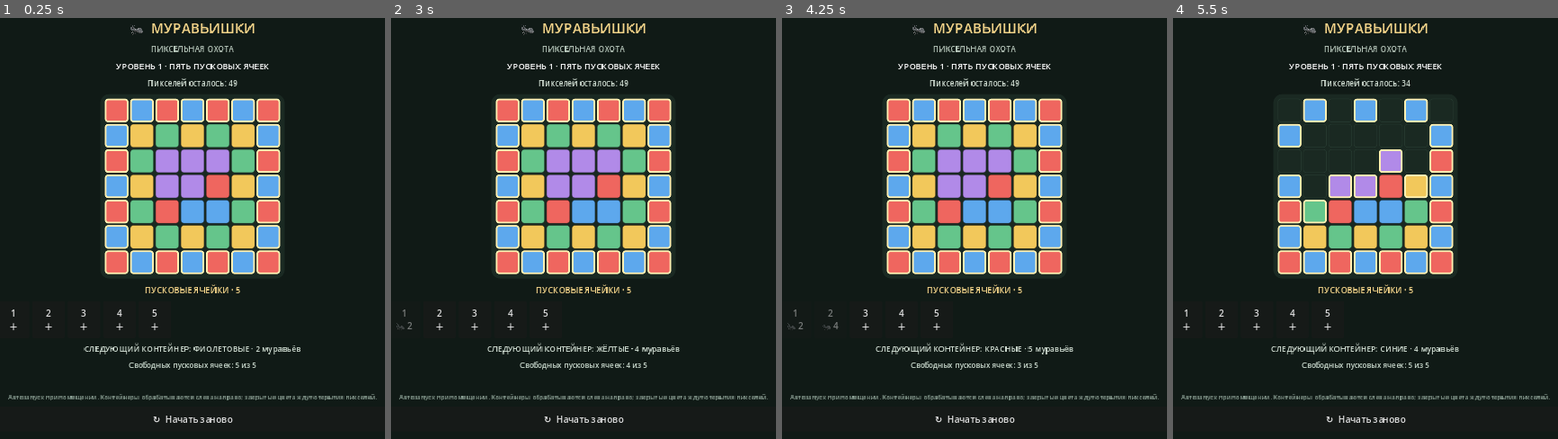
Above: before the commit, frames 1-4 (left to right).
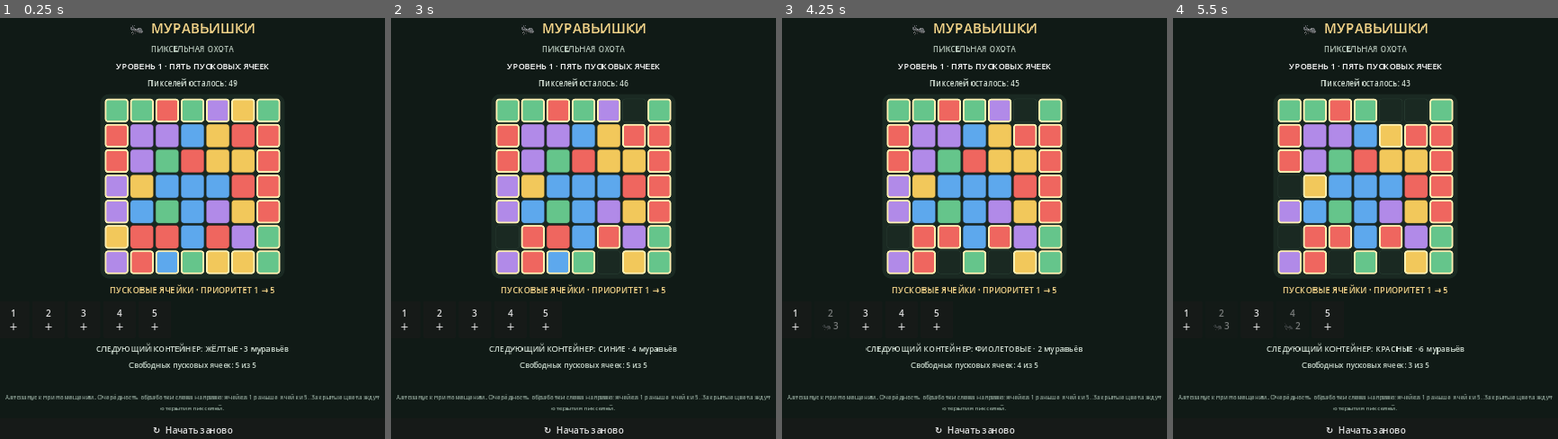
Above: after the commit, the same moments.

Repository: MaiklLX/Ants-Pixel-Hunt
Game: Godot game, scene res://scenes/main.tscn
Two runs of this game, one before a commit and one after it. Both use one fixed random seed, a clock stepped at 60 frames per second and the inputs below.
Inputs:
- Up to frame 1 (0.25 s): no input
- Up to frame 2 (3 s): click "↻ Начать заново" at 0.5 s; click "↻ Начать заново" at 1.25 s; click "↻ Начать заново" at 2 s; click "1 ＋" at 2.75 s
- Up to frame 3 (4.25 s): click "2 ＋" at 3.5 s
- Up to frame 4 (5.5 s): click "3 ＋" at 4.25 s; click "4 ＋" at 5 s

The runs differ from the first frame. In frame 1, 15% of the frame differs, in the area x 1-99%, y 19-99%; in frame 2, 15%; in frame 3, 15%; in frame 4, 16%, in the area x 1-99%, y 14-99%.

Commit message:
KT-007: add order-sensitive puzzle level

Diff:
--- a/scripts/main.gd
+++ b/scripts/main.gd
@@ -44,21 +44,24 @@
 
 func _reset_level() -> void:
 	board = [
-		["red", "blue", "red", "blue", "red", "blue", "red"],
-		["blue", "yellow", "green", "yellow", "green", "yellow", "blue"],
-		["red", "green", "purple", "purple", "purple", "green", "red"],
-		["blue", "yellow", "purple", "purple", "red", "yellow", "blue"],
-		["red", "green", "red", "blue", "blue", "green", "red"],
-		["blue", "yellow", "green", "yellow", "green", "yellow", "blue"],
-		["red", "blue", "red", "blue", "red", "blue", "red"]
+		["green", "green", "red", "green", "purple", "yellow", "green"],
+		["red", "purple", "purple", "blue", "yellow", "red", "red"],
+		["red", "purple", "green", "red", "yellow", "yellow", "red"],
+		["purple", "yellow", "blue", "blue", "blue", "red", "red"],
+		["purple", "blue", "green", "blue", "purple", "yellow", "red"],
+		["yellow", "red", "red", "blue", "red", "purple", "green"],
+		["purple", "red", "blue", "green", "yellow", "yellow", "green"]
 	]
 	incoming = [
-		{"color":"purple", "ants":2}, {"color":"yellow", "ants":4},
-		{"color":"red", "ants":5}, {"color":"green", "ants":4},
-		{"color":"blue", "ants":4}, {"color":"purple", "ants":3},
-		{"color":"yellow", "ants":4}, {"color":"red", "ants":5},
-		{"color":"green", "ants":4}, {"color":"blue", "ants":5},
-		{"color":"red", "ants":4}, {"color":"blue", "ants":5}
+		{"color":"yellow", "ants":3}, {"color":"blue", "ants":4},
+		{"color":"purple", "ants":2}, {"color":"blue", "ants":2},
+		{"color":"red", "ants":6}, {"color":"purple", "ants":6},
+		{"color":"blue", "ants":1}, {"color":"green", "ants":3},
+		{"color":"purple", "ants":1}, {"color":"yellow", "ants":1},
+		{"color":"green", "ants":1}, {"color":"green", "ants":5},
+		{"color":"yellow", "ants":1}, {"color":"red", "ants":2},
+		{"color":"yellow", "ants":4}, {"color":"blue", "ants":1},
+		{"color":"red", "ants":6}
 	]
 	slots = [null, null, null, null, null]
 	next_container = 0
@@ -134,7 +137,7 @@
 	board_panel.add_child(board_grid)
 
 	var slot_title := Label.new()
-	slot_title.text = "ПУСКОВЫЕ ЯЧЕЙКИ · 5"
+	slot_title.text = "ПУСКОВЫЕ ЯЧЕЙКИ · ПРИОРИТЕТ 1 → 5"
 	slot_title.horizontal_alignment = HORIZONTAL_ALIGNMENT_CENTER
 	slot_title.add_theme_font_size_override("font_size", 15)
 	slot_title.add_theme_color_override("font_color", Color("#f5d58a"))
@@ -161,7 +164,7 @@
 	layout.add_child(message)
 
 	var rule := Label.new()
-	rule.text = "Автозапуск при помещении. Контейнеры обрабатываются слева направо; закрытые цвета ждут открытия пикселей."
+	rule.text = "Автозапуск при помещении. Очерёдность обработки слева направо: ячейка 1 раньше ячейки 5. Закрытые цвета ждут открытия пикселей."
 	rule.horizontal_alignment = HORIZONTAL_ALIGNMENT_CENTER
 	rule.autowrap_mode = TextServer.AUTOWRAP_WORD_SMART
 	rule.add_theme_font_size_override("font_size", 11)
